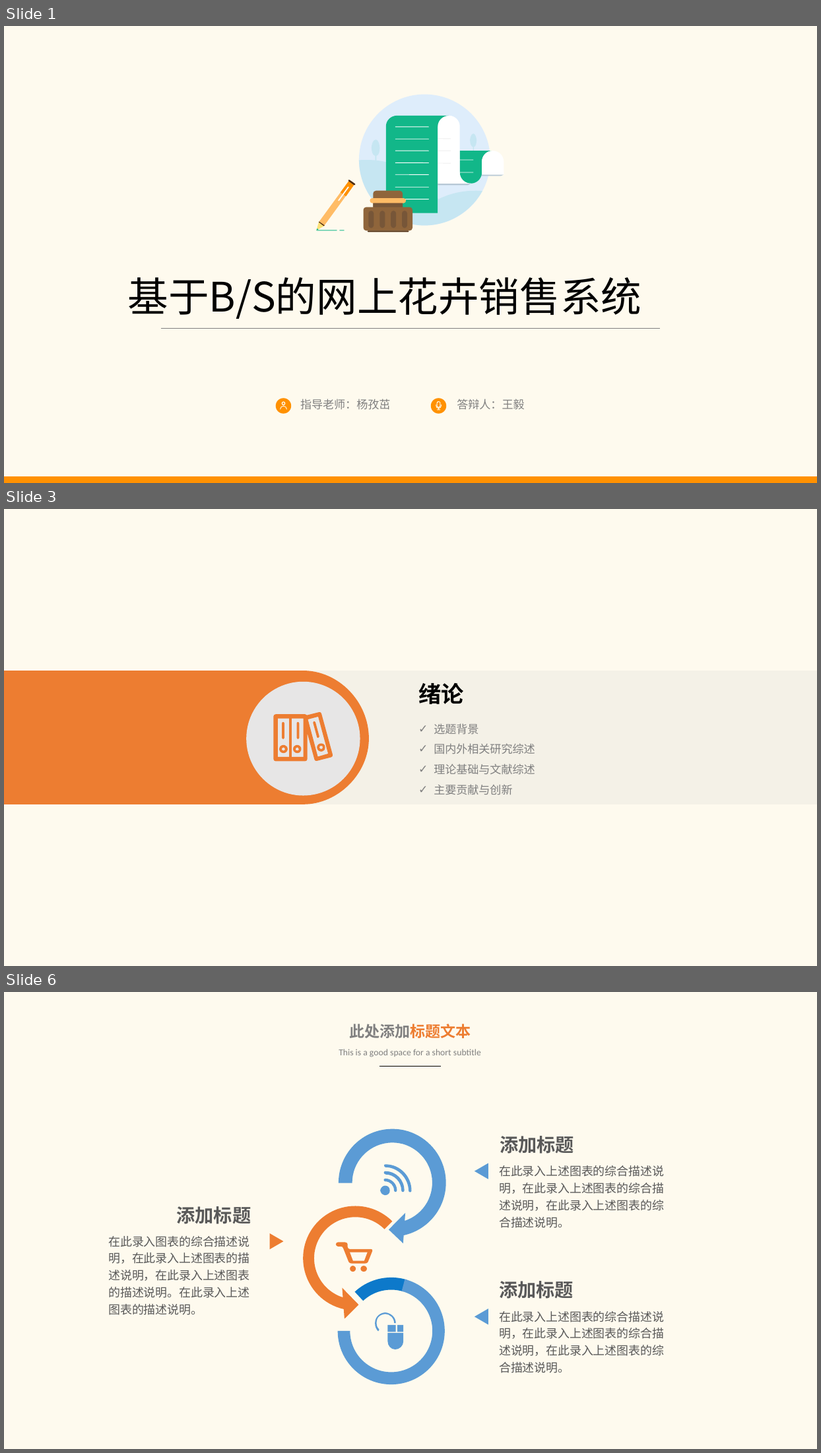
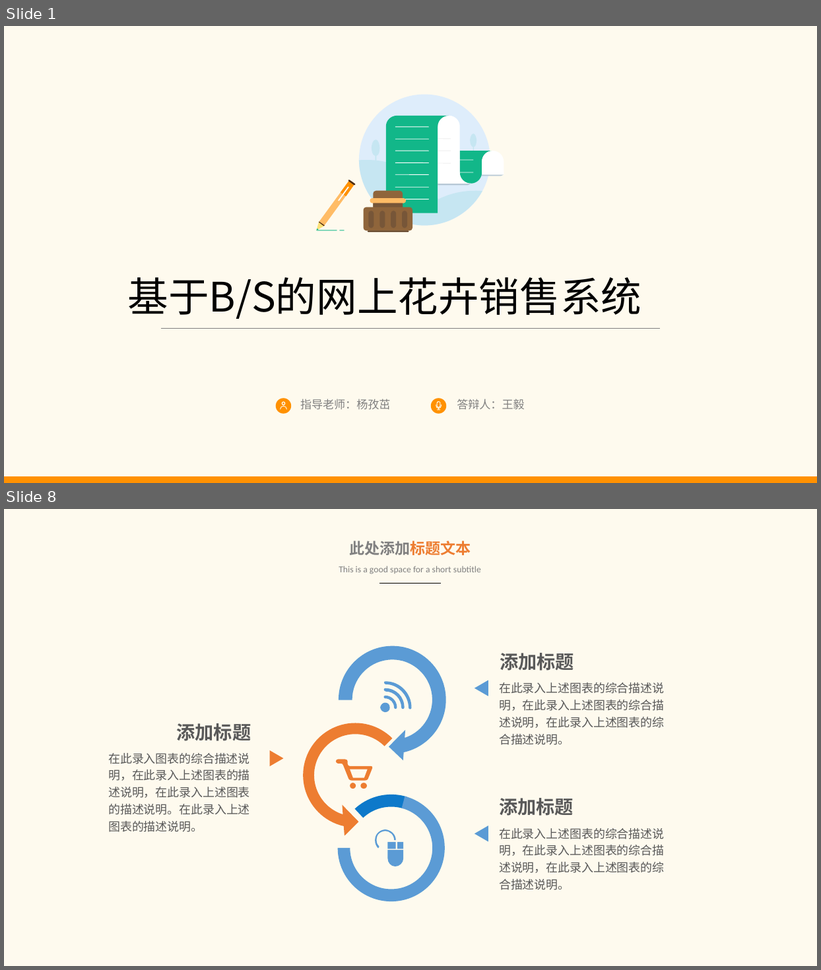
Before and after one commit to king1314okok/littlejsDesign, a slide deck: littleJS/论文/021115213 王毅 答辩PPT.pptx. Shown one above the other, each under a label of ours: slides 1, 3 and 6 before the commit, slides 1 and 8 after it; the slides between them are not shown. The pictures are 821x1453 and 821x970 pixels, drawn with LibreOffice and Linux fonts; fonts in the diff are those of the drawing. Boxes give left, top, right and bottom in pixels: in the first picture for what was removed or moved away, otherwise in the second. Text is boxed around its words. In the diff, an @@ line names an element or a change of style, - is before the commit and + after.

```diff
--- a/littleJS/论文/021115213 王毅 答辩PPT.pptx
+++ b/littleJS/论文/021115213 王毅 答辩PPT.pptx
@@ slide 3 removed at bbox=[4, 509, 817, 966], background #FEFAEE @@
@@ freeform shape removed at bbox=[4, 671, 369, 805] @@
@@ rectangle removed at bbox=[152, 671, 817, 805] @@
@@ ellipse removed at bbox=[246, 682, 360, 796] @@
@@ text removed at bbox=[418, 683, 463, 704] @@
-绪论
@@ freeform shape removed at bbox=[274, 712, 333, 762] @@
@@ text removed at bbox=[434, 723, 535, 795] @@
-✓ 选题背景
-✓ 国内外相关研究综述
-✓ 理论基础与文献综述
-✓ 主要贡献与创新
@@ what was slide 6 is now slide 8 @@
```
Also in this commit, not shown: 3 slides changed, 4 slides added, 1 other slide removed, 1 other file.
